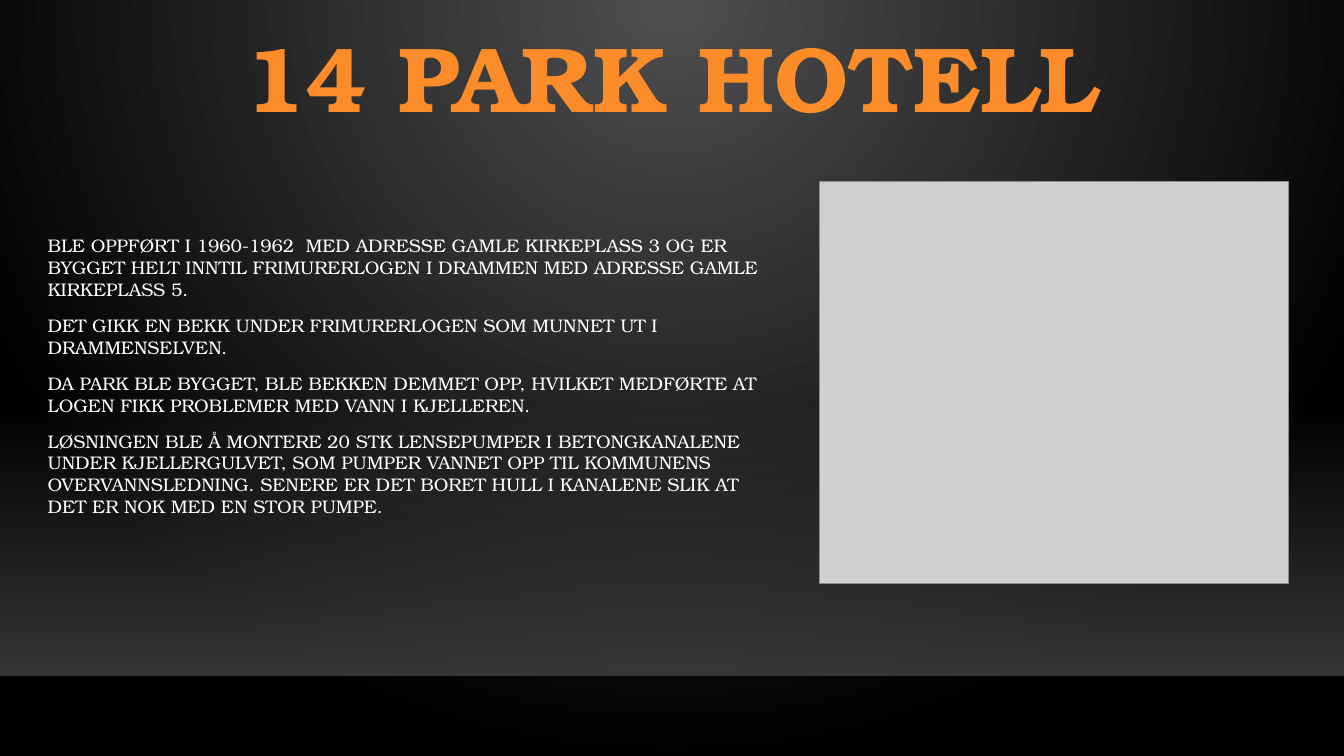
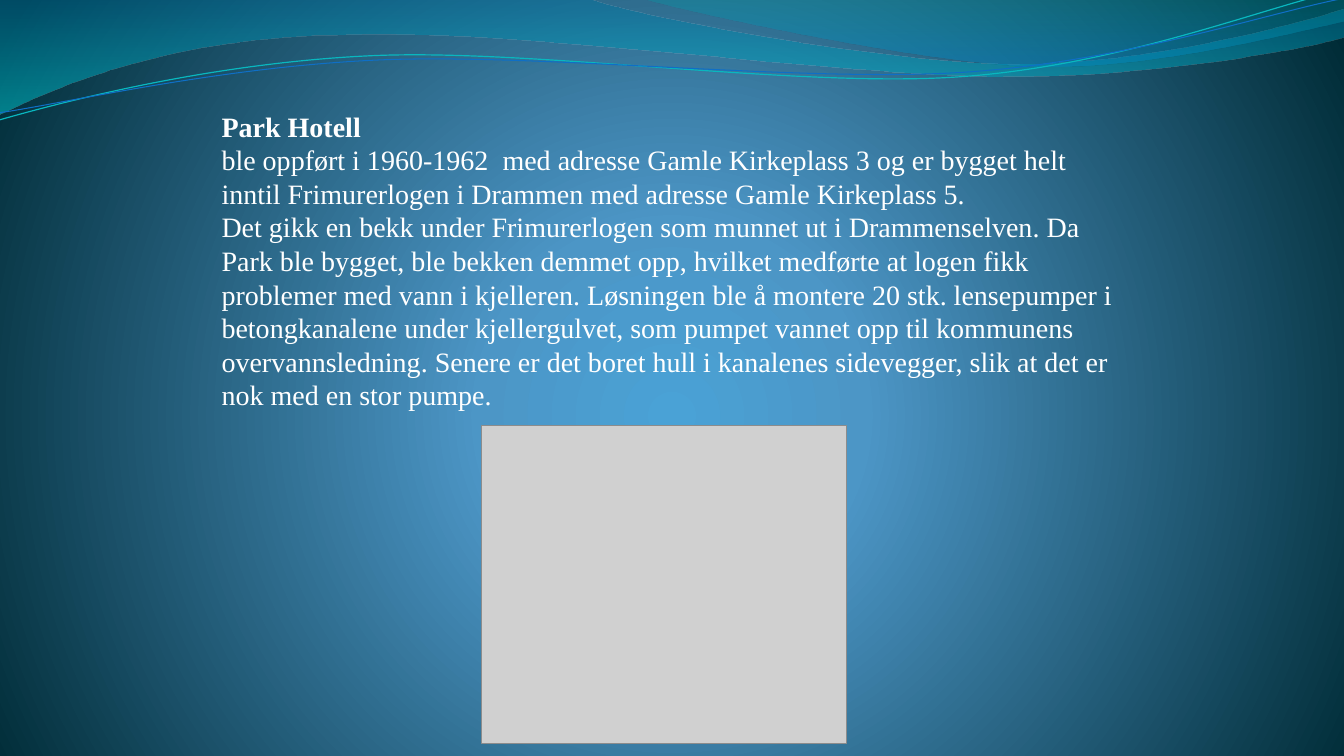
Before and after one commit to skaretk/lightcontrols, a slide deck: slide 15 of light_controller/light_control.pptm (slide 14 before the commit). Drawn at 1344x756 pixels with LibreOffice and Linux fonts; fonts in the diff are those of the drawing; grey boxes stand for pictures; background and template pictures are left out. Boxes give left, top, right and bottom in pixels: in the first picture for what was removed or moved away, otherwise in the second. Text is boxed around its words. In the diff, an @@ line names an element or a change of style, - is before the commit and + after.

```diff
--- a/light_controller/light_control.pptm
+++ b/light_controller/light_control.pptm
@@ background gradient #505050 to #000000 to gradient #4AA0D6 to #4C98C7 to #002C38 @@
@@ freeform shape added at (0, 0, 1344, 114), fill gradient #0074A1 to #00C6CF @@
@@ freeform shape added at (0, 0, 1344, 125), outline #0AB8BF 0.85 pt @@
@@ freeform shape added at (0, 0, 1344, 120), outline #0F6FC6 0.75 pt @@
@@ freeform shape added at (644, 0, 1344, 70), fill gradient #00A1A9 to #008BBF @@
@@ title removed at (245, 48, 1098, 113) @@
-14 PARK HOTELL
@@ text "Park Hotell" at (222, 117, 1112, 411): vertical alignment middle to top @@
@@ text at (222, 117, 1112, 411): text changed; size 13 to 20 pt; font TeX Gyre Bonum to Times New Roman @@
-BLE OPPFØRT I 1960-1962 MED ADRESSE GAMLE KIRKEPLASS 3 OG ER BYGGET HELT INNTIL FRIMURERLOGEN I DRAMMEN MED ADRESSE GAMLE KIRKEPLASS 5.
-DET GIKK EN BEKK UNDER FRIMURERLOGEN SOM MUNNET UT I DRAMMENSELVEN.
-DA PARK BLE BYGGET, BLE BEKKEN DEMMET OPP, HVILKET MEDFØRTE AT LOGEN FIKK PROBLEMER MED VANN I KJELLEREN.
-LØSNINGEN BLE Å MONTERE 20 STK LENSEPUMPER I BETONGKANALENE UNDER KJELLERGULVET, SOM PUMPER VANNET OPP TIL KOMMUNENS OVERVANNSLEDNING. SENERE ER DET BORET HULL I KANALENE SLIK AT DET ER NOK MED EN STOR PUMPE.
+Park Hotell
+ble oppført i 1960-1962 med adresse Gamle Kirkeplass 3 og er bygget helt inntil Frimurerlogen i Drammen med adresse Gamle Kirkeplass 5.
+Det gikk en bekk under Frimurerlogen som munnet ut i Drammenselven. Da Park ble bygget, ble bekken demmet opp, hvilket medførte at logen fikk problemer med vann i kjelleren. Løsningen ble å montere 20 stk. lensepumper i betongkanalene under kjellergulvet, som pumpet vannet opp til kommunens overvannsledning. Senere er det boret hull i kanalenes sidevegger, slik at det er nok med en stor pumpe.
@@ picture removed at (820, 182, 1289, 585) @@
@@ rectangle removed at (0, 399, 1344, 676) @@
@@ picture added at (482, 425, 847, 743) @@
@@ line removed from (0, 677) to (1344, 677) @@
```
Also in this commit, not shown: 13 other slides changed, 1 slide added, 2 slides removed, 3 other files.
